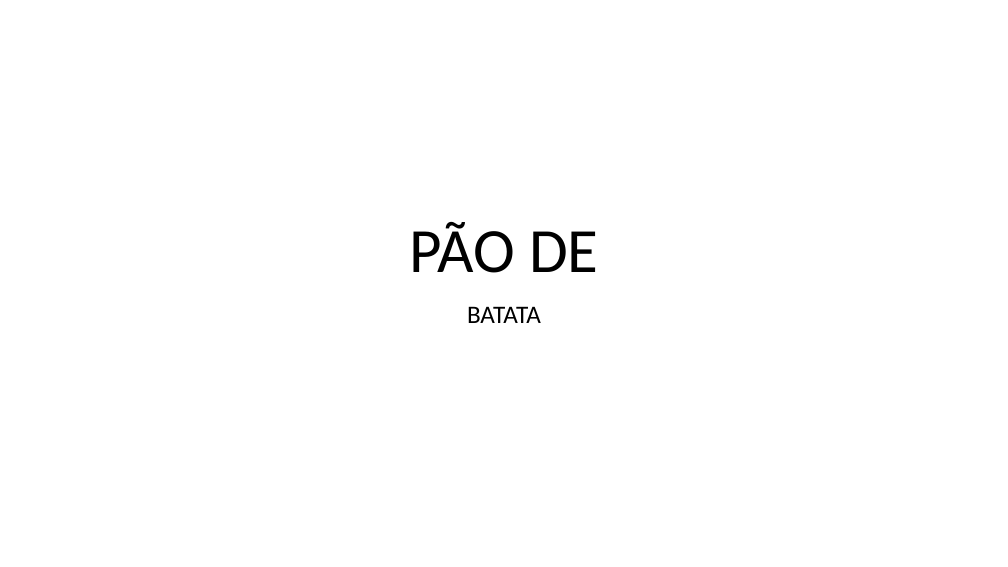
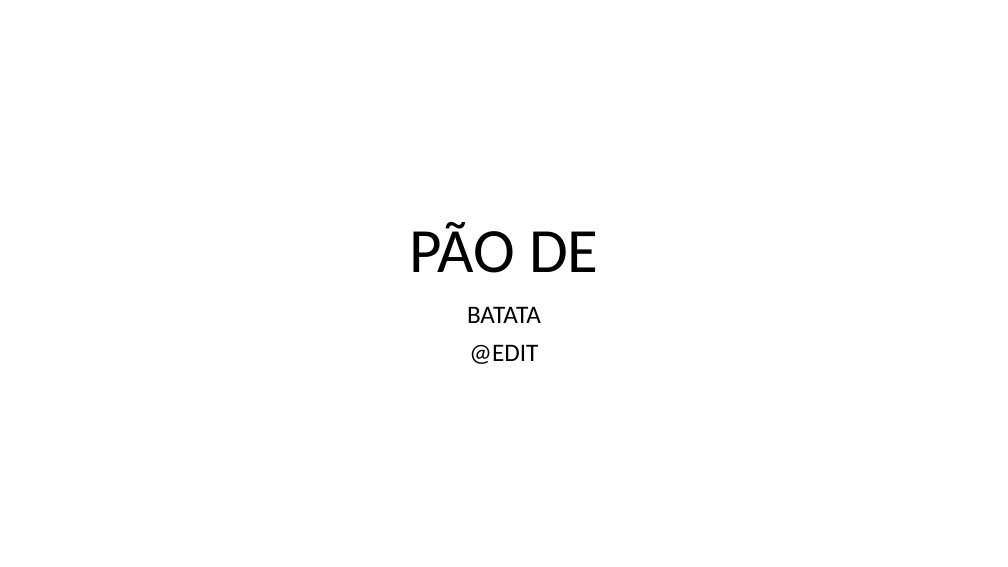
Before and after one commit to giovannijmv/Teste, a slide deck: slide 1 of Teste.pptx. Drawn at 1008x567 pixels with LibreOffice and Linux fonts; fonts in the diff are those of the drawing. Boxes give left, top, right and bottom in pixels: in the first picture for what was removed or moved away, otherwise in the second. Text is boxed around its words. In the diff, an @@ line names an element or a change of style, - is before the commit and + after.

```diff
--- a/Teste.pptx
+++ b/Teste.pptx
@@ subtitle at [469,344,538,364]: paragraph added @@
+@EDIT
```
